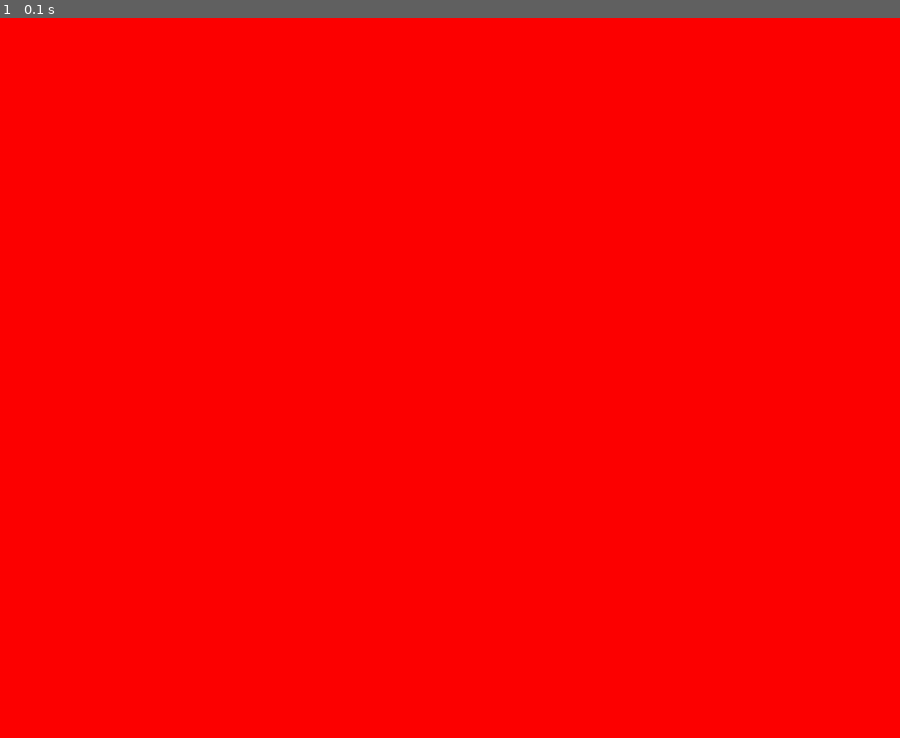
Above: before the commit, frame 1.
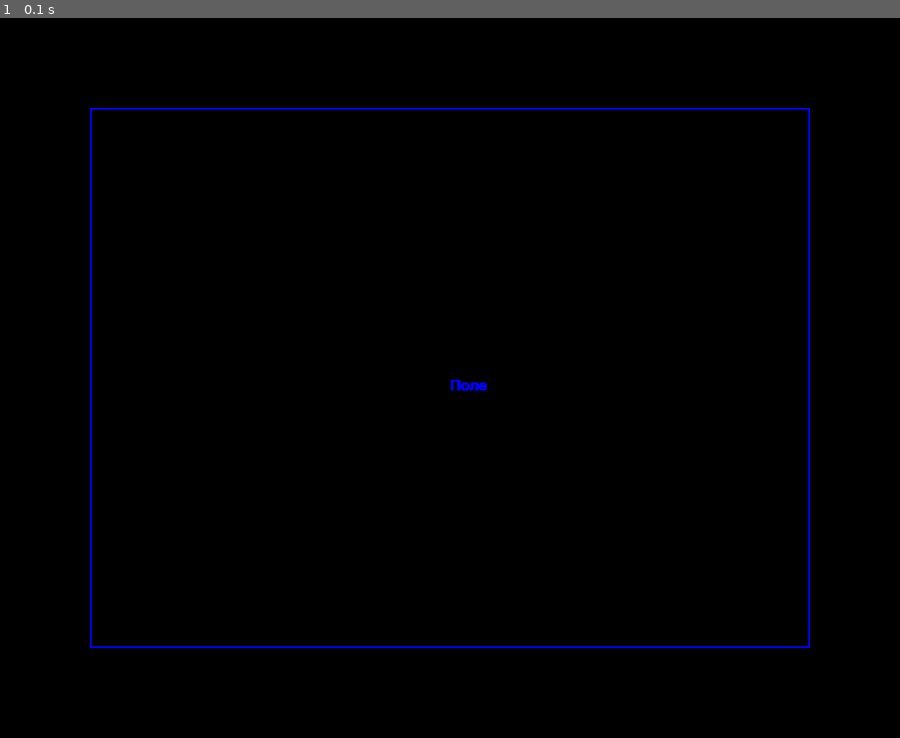
Above: after the commit, the same moment.

Repository: kapusta-gg/pygame_group6
Game: pygame game, started from main.py
Same seed, same stepped clock (60 frames per second), same inputs: the game is played once before the commit and once after it.
Inputs:
- Up to frame 1 (0.1 s): no input

The runs differ from the first frame. In frame 1, 100% of the frame differs, in the area x 0-100%, y 0-100%.

Commit message:
Добавили текст в класс Field

Diff:
--- a/main.py
+++ b/main.py
@@ -1,10 +1,13 @@
 import pygame
 
+from models.map.rooms import Room
 
 if __name__ == '__main__':
     pygame.init()
     size = w, h = 1000, 800
     screen = pygame.display.set_mode(size)
+
+    room = Room()
 
     running = True
     while running:
@@ -13,7 +16,7 @@
             if event.type == pygame.QUIT:
                 running = False
         # Отрисовка объектов
-        screen.fill((255, 0, 0))
+        room.draw(screen)
         # Выполняем логику (пока пусто)
         # Обновление экрана
         pygame.display.flip()
--- a/models/map/rooms.py
+++ b/models/map/rooms.py
@@ -18,5 +18,11 @@
         self.field_hitbox = pygame.rect.Rect(100, 100, 800, 600)
         self.field_color = pygame.color.Color((0, 0, 255))
 
+        self.font = pygame.font.Font(None, 25)
+        self.text = self.font.render("Поле", True, (0, 0, 255))
+
     def draw(self, screen):
-        pygame.draw.rect(screen, self.field_color, self.field_hitbox, width=5)
+        pygame.draw.rect(screen, self.field_color, self.field_hitbox, width=2)
+
+        #Отрисовка текста
+        screen.blit(self.text, (500, 400))
